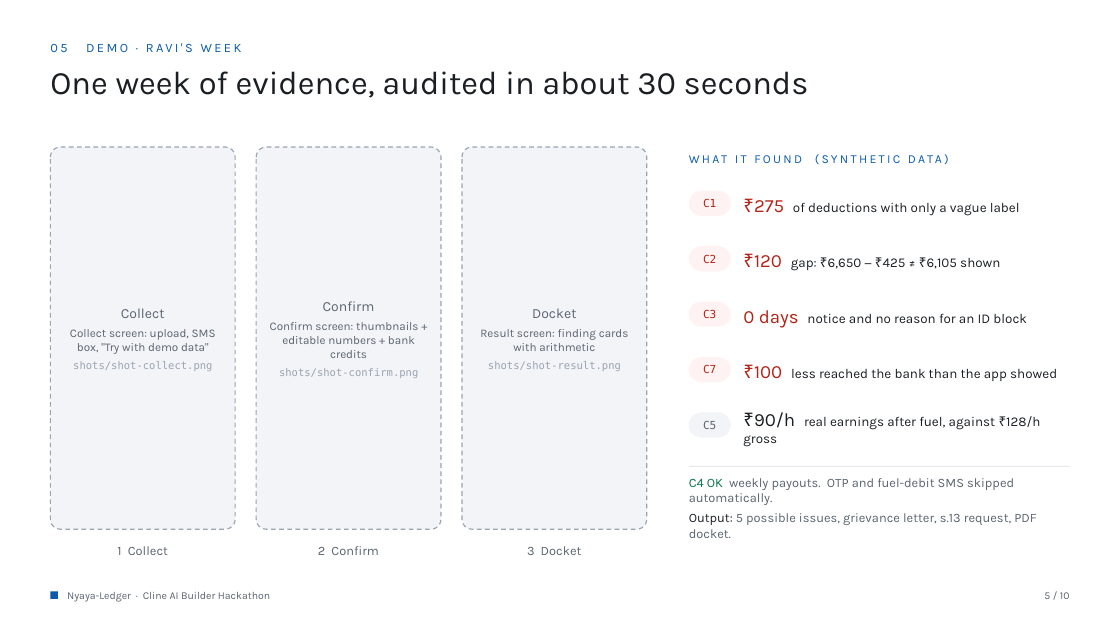
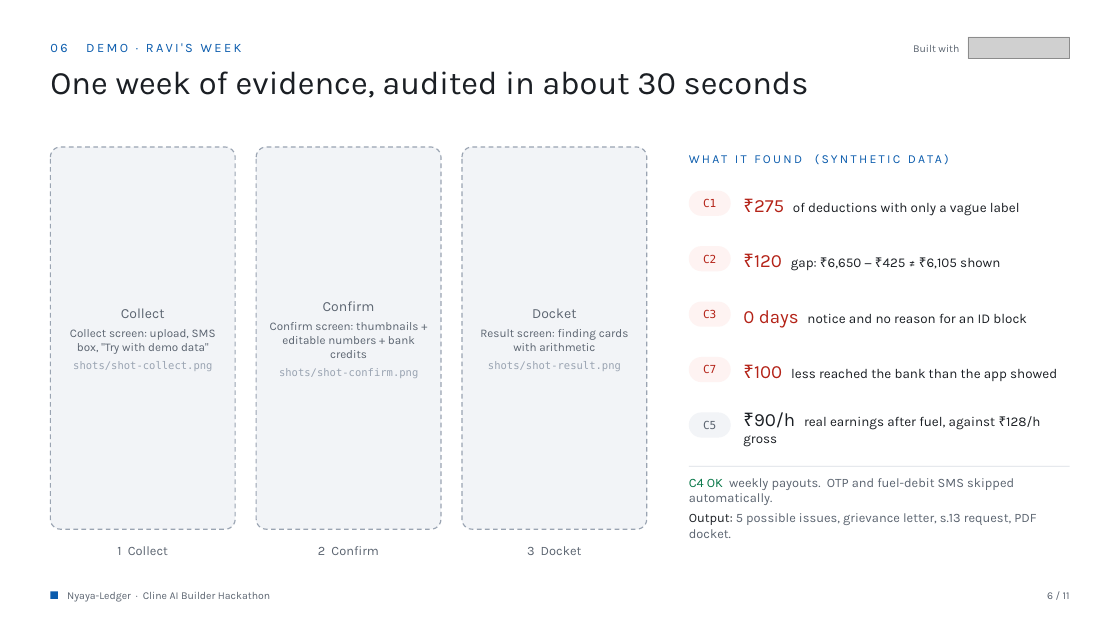
Before and after one commit to devanshjangid2005/nyaya-ledger, a slide deck: slide 6 of docs/Nyaya-Ledger.pptx (slide 5 before the commit). Drawn at 1120x630 pixels with LibreOffice and Linux fonts; fonts in the diff are those of the drawing; grey boxes stand for pictures. Boxes give left, top, right and bottom in pixels: in the first picture for what was removed or moved away, otherwise in the second. Text is boxed around its words. In the diff, an @@ line names an element or a change of style, - is before the commit and + after.

```diff
--- a/docs/Nyaya-Ledger.pptx
+++ b/docs/Nyaya-Ledger.pptx
@@ text at [50, 43, 242, 52]: text changed @@
-05 DEMO · RAVI'S WEEK
+06 DEMO · RAVI'S WEEK
@@ text added at [913, 45, 959, 52], 9 pt, text #5B6470 @@
+Built with
@@ picture added at [968, 37, 1070, 59] @@
@@ text at [1047, 592, 1070, 599]: text changed @@
-5 / 10
+6 / 11
```
Also in this commit, not shown: 9 other slides changed, 1 slide added, 17 other files.
